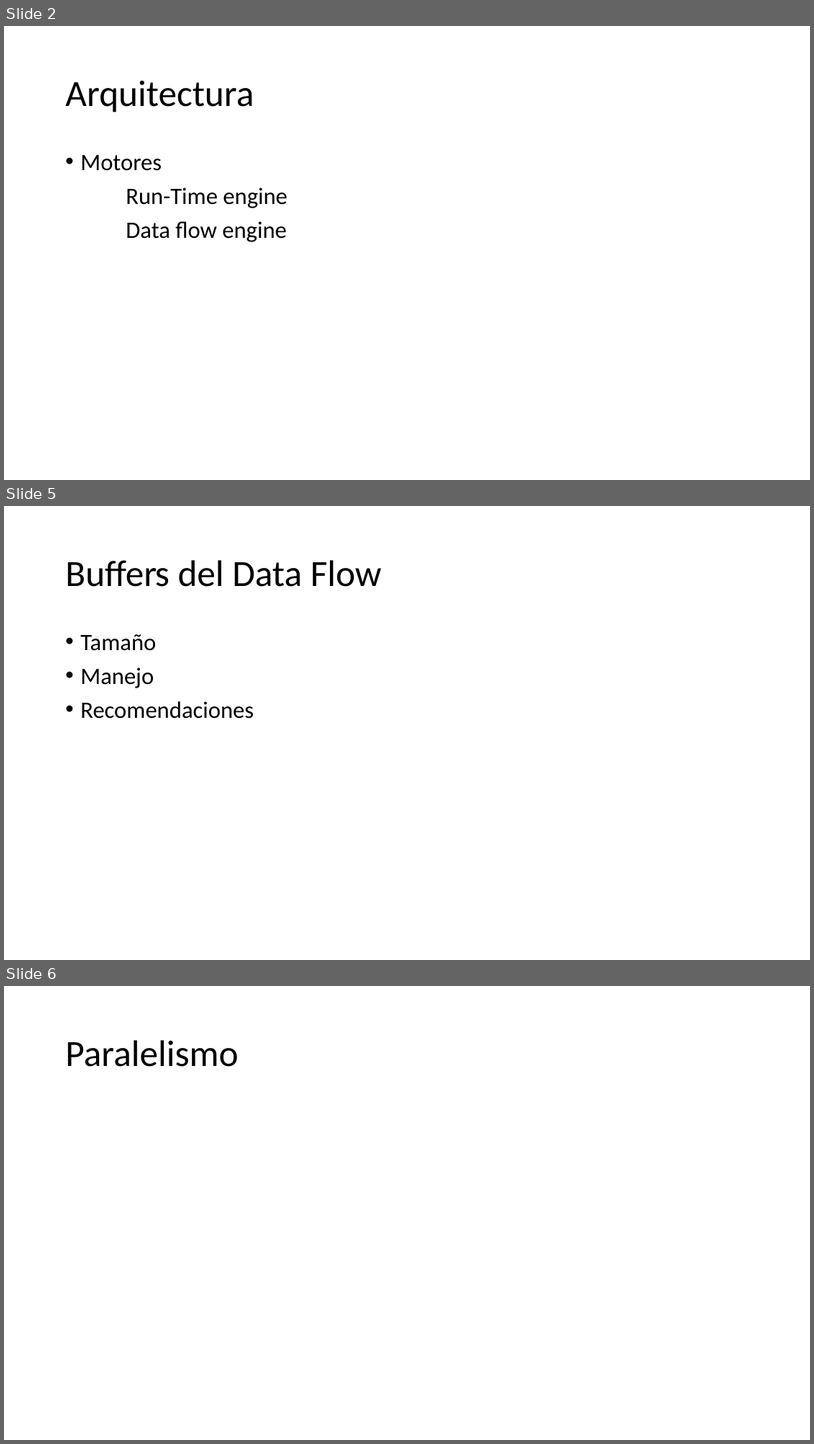
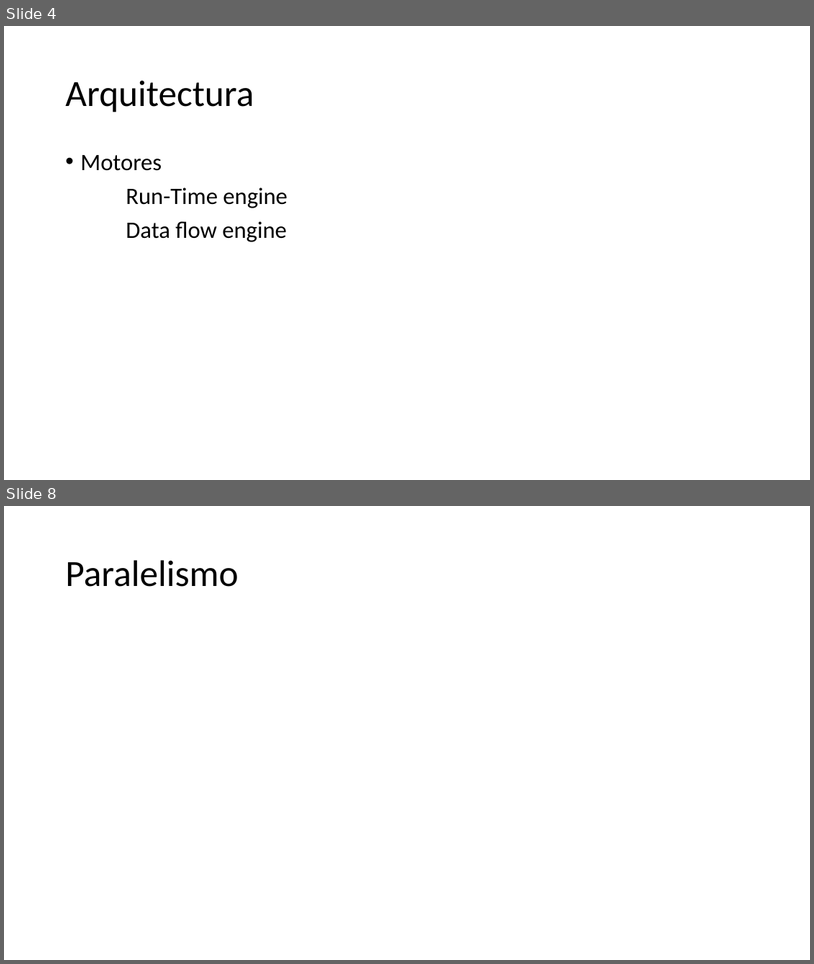
Before and after one commit to pricardo03/ExecutionTrees, a slide deck: Execution Trees/SSIS Performance Tuning Techniques.pptx. Shown one above the other, each under a label of ours: slides 2, 5 and 6 before the commit, slides 4 and 8 after it; the slides between them are not shown. The pictures are 814x1444 and 814x964 pixels, drawn with LibreOffice and Linux fonts; fonts in the diff are those of the drawing. Boxes give left, top, right and bottom in pixels: in the first picture for what was removed or moved away, otherwise in the second. Text is boxed around its words. In the diff, an @@ line names an element or a change of style, - is before the commit and + after.

```diff
--- a/Execution Trees/SSIS Performance Tuning Techniques.pptx
+++ b/Execution Trees/SSIS Performance Tuning Techniques.pptx
@@ slide 5 removed at (4, 506, 810, 960), background #FFFFFF @@
@@ title removed at (65, 560, 157, 587) @@
-Buffer
@@ text removed at (155, 560, 382, 587) @@
-s del Data Flow
@@ text removed at (80, 634, 254, 718) @@
-• Tamaño
-• Manejo
-• Recomendaciones
@@ what was slide 2 is now slide 4 @@
@@ what was slide 6 is now slide 8 @@
```
Also in this commit, not shown: 3 slides changed, 4 slides added, 15 other files.
